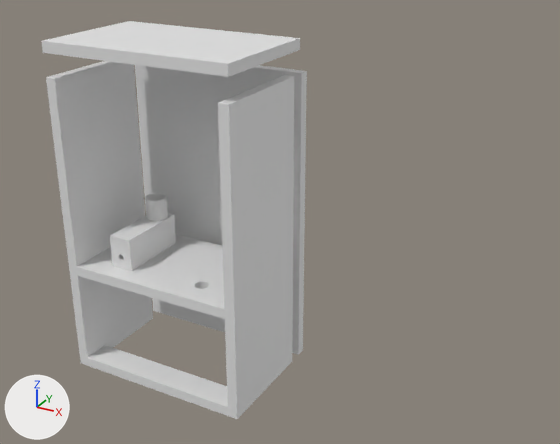
One commit to the Blender file Housing.blend: the scene before it, then after it.
Both versions are drawn from a 50 mm camera at (0.772, -1.028, 0.853) aimed at (0.204, 0.005, 0.337). Lighting does not change. The marker at lower left points along +X, +Y and +Z.

The scene before the commit, as lines of its bpy script (objects in view):
```python
ob_cover = bpy.data.objects.new('Cover', me_cube_012)
ob_cover.location = (-0.082, 0.0, 0.243)
ob_cover.rotation_euler = (0.0, 0.0, -1.571)  # degrees (0, 0, -90)
ob_cover.scale = (0.001, 0.001, 0.001)
ob_cube = bpy.data.objects.new('Cube', me_cube_001)
ob_cube.location = (0.0, 0.0, 0.203)
ob_cube.scale = (1.04, 1.0, 1.0)
ob_cube_001 = bpy.data.objects.new('Cube.001', me_cube_009)
ob_cube_001.location = (-0.168, 0.0, 0.278)
ob_cube_001.scale = (1.0, 1.0, 1.73)
ob_cube_002 = bpy.data.objects.new('Cube.002', me_cube_006)
ob_cube_002.location = (0.168, 0.0, 0.278)
ob_cube_002.scale = (1.0, 1.0, 1.73)
ob_cube_003 = bpy.data.objects.new('Cube.003', me_cube_004)
ob_cube_003.location = (0.0, 0.137, 0.278)
ob_cube_003.scale = (1.04, 1.0, 1.72)
ob_cube_004 = bpy.data.objects.new('Cube.004', me_cube_008)
ob_cube_004.location = (0.0, 0.01, 0.607)
ob_cube_004.scale = (1.04, 0.921, 1.0)
ob_cube_005 = bpy.data.objects.new('Cube.005', me_cube)
ob_cube_005.location = (0.0, -0.076, 0.008)
ob_cube_005.scale = (6.25, 1.0, 0.375)
```
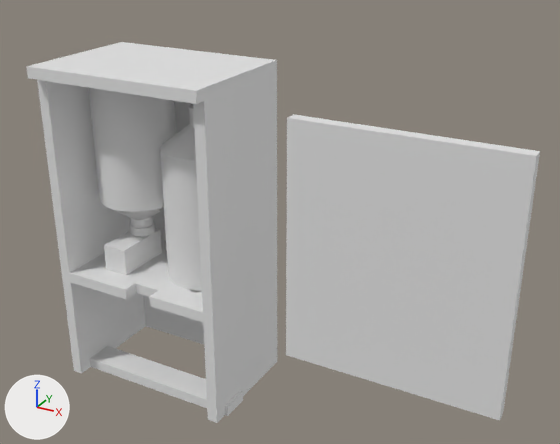
Where the newer file only moved an object's origin or applied its transform, the numbers keep the older frame.

Changed parts and their boxes (x1, y1, x2, y2) in the pictures (560 x 444 px):
'Cube.006', added: after (286, 114, 540, 420)
'Cube.002', mesh rescaled: before (218, 75, 294, 419); after (193, 74, 273, 423)
'Cube.001', mesh rescaled: before (46, 61, 153, 366); after (37, 80, 146, 374)
'Cube.003', mesh rescaled, moved: before (135, 65, 307, 355); after (143, 72, 277, 365)
'Cube.004', mesh rescaled (11% taller): before (41, 21, 300, 77); after (26, 42, 277, 104)
'Cylinder', added: after (88, 88, 176, 228)
'Cube', reshaped, rescaled (9% narrower): before (77, 234, 225, 319); after (69, 239, 203, 322)
'Cylinder.001', added: after (160, 104, 202, 291)
'Cover', deleted: before (110, 193, 176, 271)
'Cover.001', added: after (104, 221, 162, 275)

The change, as a diff of the scene's bpy script:
```diff
--- a/Housing.blend.py
+++ b/Housing.blend.py
@@ me_cube_001 @@
 # used by ob_cube; location = (0.0, 0.0, 0.203); scale = (1.04, 1.0, 1.0)
-me_cube_001.from_pydata(...)  # 136 vertices, 74 faces; spans x -0.152..0.152, y -0.102..0.102, z -0.01..0.01
+me_cube_001.from_pydata(...)  # 144 vertices, 78 faces; spans x -0.147..0.128, y -0.102..0.055, z -0.01..0.01
+# me_cube_001 part 1
+# 3 faces are deleted
+# 8 vertices move from x -0.152..0.152, y -0.102..0.102, z -0.01..0.01 to x -0.147..0.128, y -0.102..0.055, z -0.01..0.01
+# 8 vertices are added at x -0.024..0.024, y -0.102..-0.081, z -0.01..0.01
+# 7 new faces join them
@@ me_cube_004 @@
 me_cube_004.from_pydata(...)  # 8 vertices, 6 faces; spans x -0.171..0.171, y -0.01..0.01, z -0.163..0.163
 # used by ob_cube_003; location = (0.0, 0.137, 0.278); scale = (1.04, 1.0, 1.72)
+# me_cube_004 part 2: the whole mesh is scaled about its middle by (0.912, 1, 1.01), then moved by (-0.009, 0.0, 0.002)
@@ me_cube_008 @@
 me_cube_008.from_pydata(...)  # 8 vertices, 6 faces; spans x -0.171..0.171, y -0.121..0.121, z -0.01..0.01
 # used by ob_cube_004; location = (0.0, 0.01, 0.607); scale = (1.04, 0.921, 1.0)
+# me_cube_008 part 5: the whole mesh is scaled about its middle by (-0.912, 1.05, -1), then moved by (-0.009, -0.042, -0.032)
@@ me_cube_006 @@
 me_cube_006.from_pydata(...)  # 8 vertices, 6 faces; spans x -0.01..0.01, y -0.102..0.102, z -0.162..0.162
 # used by ob_cube_002; location = (0.168, 0.0, 0.278); scale = (1.0, 1.0, 1.73)
+# me_cube_006 part 3: the whole mesh is scaled about its middle by (1, 0.961, 1.01), then moved by (-0.025, -0.029, 0.002)
@@ me_cube_009 @@
 me_cube_009.from_pydata(...)  # 8 vertices, 6 faces; spans x -0.01..0.01, y -0.102..0.102, z -0.162..0.162
 # used by ob_cube_001; location = (-0.168, 0.0, 0.278); scale = (1.0, 1.0, 1.73)
+# me_cube_009 part 4: the whole mesh is scaled about its middle by (1, 0.961, 1.01), then moved by (0.006, -0.029, 0.002)
@@ ob_cube @@
 ob_cube.location = (0.0, 0.0, 0.203)
-ob_cube.scale = (1.04, 1.0, 1.0)
+ob_cube.scale = (1.04, 1.25, 1.0)
@@ ob_cube_003 @@
 ob_cube_003 = bpy.data.objects.new('Cube.003', me_cube_004)
-ob_cube_003.location = (0.0, 0.137, 0.278)
+ob_cube_003.location = (0.0, 0.078, 0.278)
 ob_cube_003.scale = (1.04, 1.0, 1.72)
@@ ob_cover @@
-ob_cover = bpy.data.objects.new('Cover', me_cube_012)
@@ ob_cylinder_001 @@
+ob_cylinder_001 = bpy.data.objects.new('Cylinder.001', me_cylinder_004)  # 600 vertices, 452 faces; spans x -0.071..0.071, y -0.071..0.071, z -0.117..0.187
+ob_cylinder_001.location = (0.062, -0.003, 0.33)
@@ ob_cylinder @@
+ob_cylinder = bpy.data.objects.new('Cylinder', me_cylinder_004.copy())
+ob_cylinder.location = (-0.081, -0.003, 0.448)
+ob_cylinder.rotation_euler = (0.0, 3.142, 0.0)  # degrees (0, 180, 0)
@@ ob_cube_006 @@
+ob_cube_006 = bpy.data.objects.new('Cube.006', me_cube_005)  # a box spanning x -0.0254..0.0209, y -0.0254..0.0254, z -0.0242..0.0254
+ob_cube_006.location = (0.475, -0.137, 0.375)
+ob_cube_006.scale = (7.0, 0.375, 7.5)
@@ ob_cover_001 @@
+ob_cover_001 = bpy.data.objects.new('Cover.001', me_cube_003)  # 1271 vertices, 683 faces; spans x -50.0..54.0, y -23.0..23.0, z -24.0..40.0
+ob_cover_001.location = (-0.081, -0.03, 0.237)
+ob_cover_001.rotation_euler = (0.0, 0.0, -1.571)  # degrees (0, 0, -90)
+ob_cover_001.scale = (0.001, 0.001, 0.001)
```
